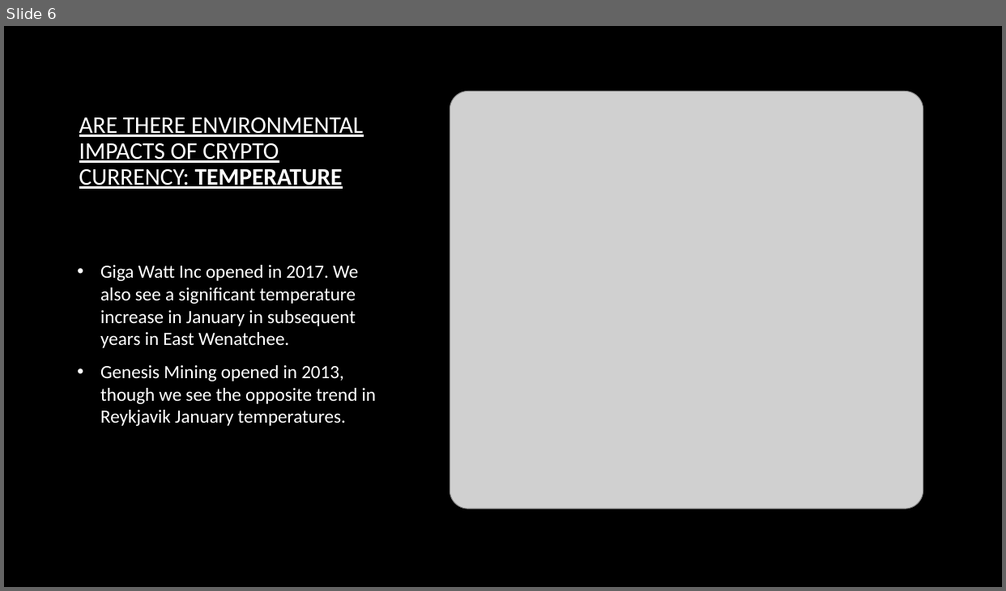
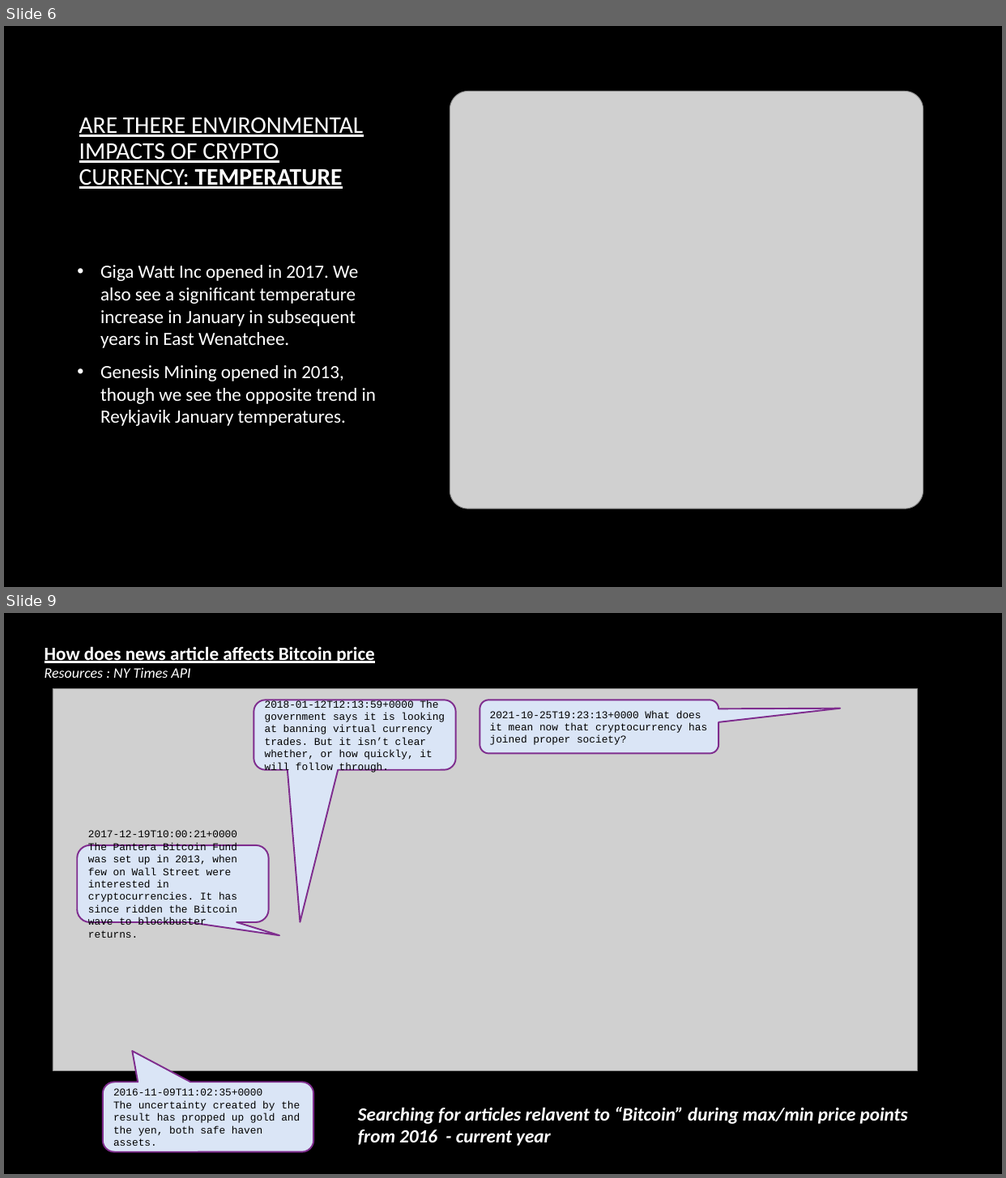
Before and after one commit to CharlotteC21/Cryptocurreny-Trend-Analysis-Group-Project, a slide deck: PPT Crypto Trend Group Project.pptx. Shown one above the other, each under a label of ours: slide 6 before the commit, slides 6 and 9 after it; the slides between them are not shown. The pictures are 1006x591 and 1006x1178 pixels, drawn with LibreOffice and Linux fonts; fonts in the diff are those of the drawing; grey boxes stand for pictures; background and template pictures are left out. Boxes give left, top, right and bottom in pixels: in the first picture for what was removed or moved away, otherwise in the second. Text is boxed around its words. In the diff, an @@ line names an element or a change of style, - is before the commit and + after.

```diff
--- a/PPT Crypto Trend Group Project.pptx
+++ b/PPT Crypto Trend Group Project.pptx
@@ slide 9 added at (x1=4, y1=613, x2=1002, y2=1174), background picture (left out) @@
@@ text added at (x1=44, y1=646, x2=375, y2=678), 18 pt, text #FFFFFF, bold, underline @@
+How does news article affects Bitcoin price
+Resources : NY Times API
@@ picture added at (x1=53, y1=688, x2=918, y2=1071) @@
@@ rounded speech box added at (x1=254, y1=700, x2=456, y2=770), fill #DAE5F6, outline #7F2E8F 1.5 pt, 10 pt, text #000000 @@
+2018-01-12T12:13:59+0000 The government says it is looking at banning virtual currency trades. But it isn’t clear whether, or how quickly, it will follow through.
@@ rounded speech box added at (x1=480, y1=700, x2=719, y2=754), fill #DAE5F6, outline #7F2E8F 1.5 pt, 10 pt, text #000000 @@
+2021-10-25T19:23:13+0000 What does it mean now that cryptocurrency has joined proper society?
@@ rounded speech box added at (x1=78, y1=845, x2=269, y2=922), fill #DAE5F6, outline #7F2E8F 1.5 pt, 10 pt, text #000000 @@
+2017-12-19T10:00:21+0000
+The Pantera Bitcoin Fund was set up in 2013, when few on Wall Street were interested in cryptocurrencies. It has since ridden the Bitcoin wave to blockbuster returns.
@@ rounded speech box added at (x1=103, y1=1082, x2=314, y2=1152), fill #DAE5F6, outline #7F2E8F 1.5 pt, 10 pt, text #000000 @@
+2016-11-09T11:02:35+0000
+The uncertainty created by the result has propped up gold and the yen, both safe haven assets.
@@ text added at (x1=358, y1=1107, x2=908, y2=1146), 18 pt, text #FFFFFF, bold, italic @@
+Searching for articles relavent to “Bitcoin” during max/min price points from 2016 - current year
```
Also in this commit, not shown: 4 slides changed, 2 other slides added, 1 slide removed, 6 other files.
